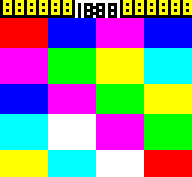
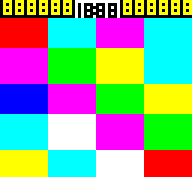
Comparing the layer stacks of the two 192 × 177 images. Changes:
painted on "Background" over [left=48, top=18, right=192, bottom=48]
